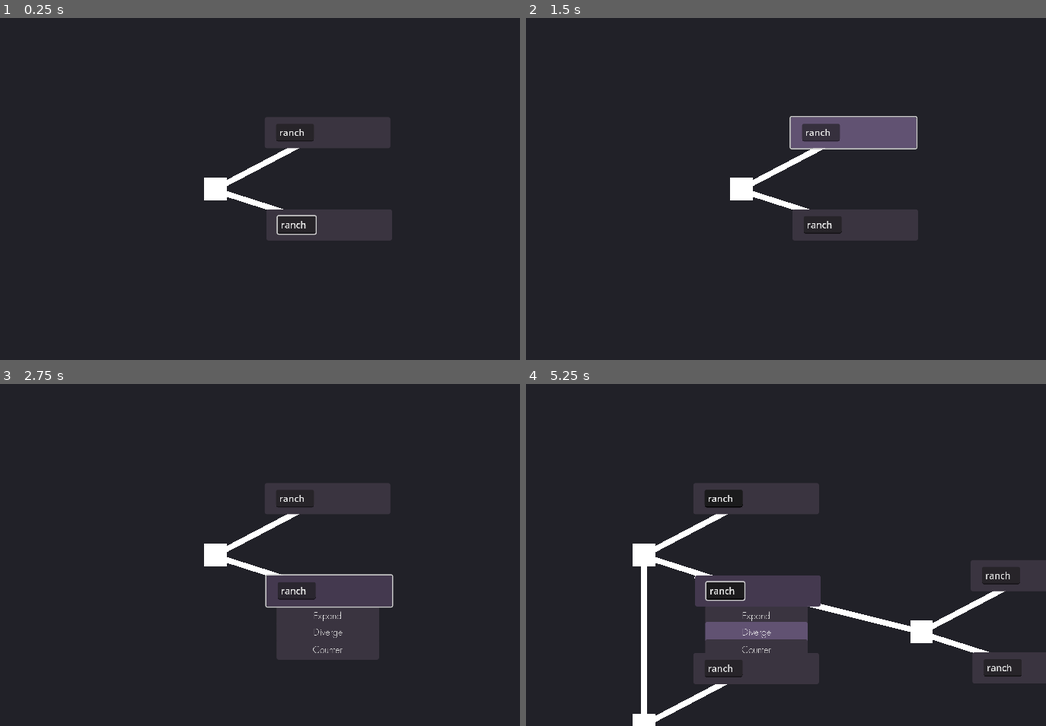
Above: before the commit, frames 1-4 (two rows, left to right).
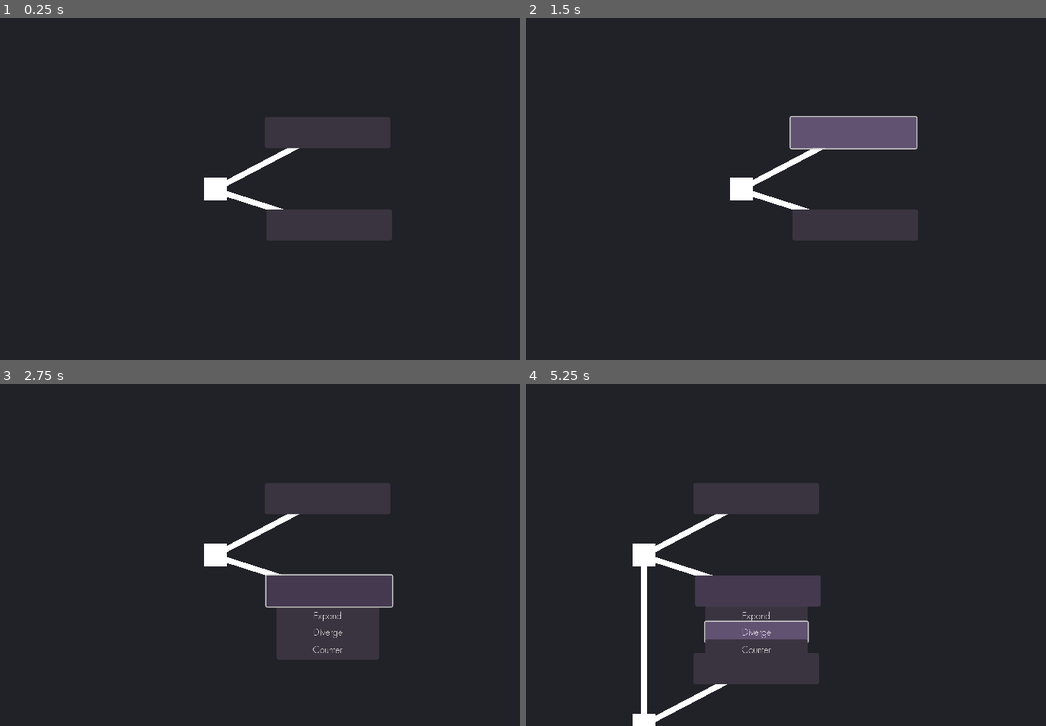
Above: after the commit, the same moments.

Repository: eqgy/understandingtree
Game: Godot game, scene res://understanding tree.tscn
Two runs of this game, one before a commit and one after it. Both use one fixed random seed, a clock stepped at 60 frames per second and the inputs below.
Inputs (mouse positions are in pixels of both pictures, inside the frame that each line leads up to):
- Up to frame 1 (0.25 s): no input
- Up to frame 2 (1.5 s): click (853, 134) at 0.52 s; click (853, 134) at 1.27 s
- Up to frame 3 (2.75 s): click (327, 592) at 2.02 s
- Up to frame 4 (5.25 s): click (853, 592) at 2.77 s; tap Enter at 3.5 s; hold D (right) 3.53-4.25 s; click "Expand" at 4.25 s; click "Diverge" at 5 s

The runs differ from the first frame. In frame 1, 0.2% of the frame differs, in the area x 53-61%, y 32-64%; in frame 2, 0.5%; in frame 3, 0.4%; in frame 4, 3.9%, in the area x 32-100%, y 30-88%.
Error after the commit: Cannot call method 'add_child' on a null value. (res://a_node.gd:81)

Commit message:
temp turned off text inputting instantiation due to bug, fixed formatting,and top button not displaying.

Diff:
--- a/application iterations/iteration 1/a node.tscn
+++ b/application iterations/iteration 1/a node.tscn
@@ -1,8 +1,9 @@
-[gd_scene load_steps=5 format=3 uid="uid://biijdxa5vbai2"]
+[gd_scene load_steps=6 format=3 uid="uid://biijdxa5vbai2"]
 
 [ext_resource type="Script" path="res://a_node.gd" id="1_lkhld"]
 [ext_resource type="Theme" uid="uid://bosbvfdtv48xf" path="res://node theme.tres" id="1_ssop8"]
-[ext_resource type="Script" path="res://button.gd" id="2_g56ri"]
+[ext_resource type="Script" path="res://leaf.gd" id="2_g56ri"]
+[ext_resource type="Script" path="res://add_branch_button.gd" id="4_pq1f4"]
 
 [sub_resource type="Curve" id="Curve_ottr0"]
 _data = [Vector2(0, 1), 0.0, 0.0, 0, 0, Vector2(1, 1), 0.0, 0.0, 0, 0]
@@ -12,7 +13,7 @@
 texture_filter = 3
 script = ExtResource("1_lkhld")
 
-[node name="title" type="Button" parent="."]
+[node name="solution" type="Button" parent="."]
 z_index = 2
 texture_filter = 5
 anchors_preset = 8
@@ -32,14 +33,14 @@
 toggle_mode = true
 script = ExtResource("2_g56ri")
 
-[node name="Line2D" type="Line2D" parent="title"]
+[node name="Line2D" type="Line2D" parent="solution"]
 z_index = -1
 position = Vector2(-87, 127)
 rotation = -0.487469
 points = PackedVector2Array(0, 0, 200, 1)
 width_curve = SubResource("Curve_ottr0")
 
-[node name="Expand Idea" type="Button" parent="title"]
+[node name="Expand Idea" type="Button" parent="solution"]
 visible = false
 show_behind_parent = true
 layout_mode = 0
@@ -50,9 +51,9 @@
 theme = ExtResource("1_ssop8")
 text = "Expand Idea
 "
-script = ExtResource("2_g56ri")
+script = ExtResource("4_pq1f4")
 
-[node name="Divergent Idea" type="Button" parent="title"]
+[node name="Divergent Idea" type="Button" parent="solution"]
 visible = false
 show_behind_parent = true
 layout_mode = 0
@@ -63,9 +64,9 @@
 theme = ExtResource("1_ssop8")
 text = "Diverge
 "
-script = ExtResource("2_g56ri")
+script = ExtResource("4_pq1f4")
 
-[node name="Counterargument" type="Button" parent="title"]
+[node name="Counterargument" type="Button" parent="solution"]
 visible = false
 show_behind_parent = true
 layout_mode = 0
@@ -75,7 +76,7 @@
 offset_bottom = -57.0
 theme = ExtResource("1_ssop8")
 text = "Counter"
-script = ExtResource("2_g56ri")
+script = ExtResource("4_pq1f4")
 
 [node name="ColorRect" type="ColorRect" parent="."]
 anchors_preset = 8
@@ -94,7 +95,7 @@
 
 [node name="Polygon2D" type="Polygon2D" parent="."]
 
-[node name="title2" type="Button" parent="."]
+[node name="problem" type="Button" parent="."]
 z_index = 2
 texture_filter = 5
 anchors_preset = 8
@@ -114,14 +115,14 @@
 toggle_mode = true
 script = ExtResource("2_g56ri")
 
-[node name="Line2D" type="Line2D" parent="title2"]
+[node name="Line2D" type="Line2D" parent="problem"]
 z_index = -1
 position = Vector2(-87, 127)
 rotation = -5.54511
 points = PackedVector2Array(-111.29, -116.411, 79.7259, -203.639)
 width_curve = SubResource("Curve_ottr0")
 
-[node name="Expand Idea" type="Button" parent="title2"]
+[node name="Expand Idea" type="Button" parent="problem"]
 visible = false
 show_behind_parent = true
 layout_mode = 0
@@ -131,9 +132,9 @@
 offset_bottom = 89.0
 theme = ExtResource("1_ssop8")
 text = "Expand"
-script = ExtResource("2_g56ri")
+script = ExtResource("4_pq1f4")
 
-[node name="Divergent Idea" type="Button" parent="title2"]
+[node name="Divergent Idea" type="Button" parent="problem"]
 visible = false
 show_behind_parent = true
 layout_mode = 0
@@ -143,9 +144,9 @@
 offset_bottom = 118.0
 theme = ExtResource("1_ssop8")
 text = "Diverge"
-script = ExtResource("2_g56ri")
+script = ExtResource("4_pq1f4")
 
-[node name="Counterargument" type="Button" parent="title2"]
+[node name="Counterargument" type="Button" parent="problem"]
 visible = false
 show_behind_parent = true
 layout_mode = 0
@@ -155,16 +156,19 @@
 offset_bottom = 149.0
 theme = ExtResource("1_ssop8")
 text = "Counter"
-script = ExtResource("2_g56ri")
+script = ExtResource("4_pq1f4")
 
-[connection signal="toggled" from="title" to="title/Expand Idea" method="_on_button_toggled"]
-[connection signal="toggled" from="title" to="title/Divergent Idea" method="_on_button_toggled"]
-[connection signal="toggled" from="title" to="title/Counterargument" method="_on_title_toggled"]
-[connection signal="pressed" from="title/Expand Idea" to="." method="solution_expand"]
-[connection signal="pressed" from="title/Divergent Idea" to="." method="solution_diverge"]
-[connection signal="toggled" from="title2" to="title2/Expand Idea" method="_on_button_toggled"]
-[connection signal="toggled" from="title2" to="title2/Divergent Idea" method="_on_button_toggled"]
-[connection signal="toggled" from="title2" to="title2/Counterargument" method="_on_button_toggled"]
-[connection signal="pressed" from="title2/Expand Idea" to="." method="problem_expand"]
-[connection signal="pressed" from="title2/Divergent Idea" to="." method="problem_diverge"]
-[connection signal="pressed" from="title2/Counterargument" to="." method="_on_addbranch_pressed2"]
+[connection signal="toggled" from="solution" to="solution" method="_on_toggled"]
+[connection signal="toggled" from="solution" to="solution/Expand Idea" method="_on_button_toggled"]
+[connection signal="toggled" from="solution" to="solution/Divergent Idea" method="_on_button_toggled"]
+[connection signal="toggled" from="solution" to="solution/Counterargument" method="_on_button_toggled"]
+[connection signal="pressed" from="solution/Expand Idea" to="." method="solution_expand"]
+[connection signal="pressed" from="solution/Divergent Idea" to="." method="solution_diverge"]
+[connection signal="toggled" from="solution/Counterargument" to="." method="solution_counterarg"]
+[connection signal="toggled" from="problem" to="problem" method="_on_toggled"]
+[connection signal="toggled" from="problem" to="problem/Expand Idea" method="_on_button_toggled"]
+[connection signal="toggled" from="problem" to="problem/Divergent Idea" method="_on_button_toggled"]
+[connection signal="toggled" from="problem" to="problem/Counterargument" method="_on_button_toggled"]
+[connection signal="pressed" from="problem/Expand Idea" to="." method="problem_expand"]
+[connection signal="pressed" from="problem/Divergent Idea" to="." method="problem_diverge"]
+[connection signal="pressed" from="problem/Counterargument" to="." method="_on_addbranch_pressed2"]
--- a/application iterations/iteration 1/a_node.gd
+++ b/application iterations/iteration 1/a_node.gd
@@ -43,7 +43,19 @@
 	if stop <= 30:
 		add_line()
 
-func _on_addbranch_pressed():
+func problem_counterarg():
+	var child = load("res://a node.tscn").instantiate()
+	var position_offset = Vector2(400 * children, 20 * children)
+	child.position = position_offset
+	child.add_line()
+	children += 1
+	$title2.add_child(child)
+
+	# Add a CustomLineEdit to the child
+	add_custom_line_edit_to_child(2)  # <-- Highlighted change
+	print(children)
+
+func solution_counterarg(toggled_on):
 	var child = load("res://a node.tscn").instantiate()
 	var position_offset = Vector2(400 * children, 20 * children)
 	child.position = position_offset
@@ -112,12 +124,12 @@
 		var custom_line_edit = Text.new()  # Create an instance of CustomLineEdit
 		custom_line_edit.text = "Branch " + str(children)  # Set default text
 		custom_line_edit.position = Vector2(20, 12)  # Position it above the title
-		$title.add_child(custom_line_edit)  # Attach it to title
+		#$title.add_child(custom_line_edit)  # Attach it to title
 
 		var custom_line_edit2 = Text.new()  # Create an instance of CustomLineEdit
 		custom_line_edit2.text = "Branch " + str(children)  # Set default text
 		custom_line_edit2.position = Vector2(20, 12)  # Position it above the title
-		$title2.add_child(custom_line_edit2)  # Attach it to title2
+		#$title2.add_child(custom_line_edit2)  # Attach it to title2
 
 		custom_line_edit.z_index = 10  # Ensure it is drawn above other elements
 		custom_line_edit2.z_index = 10  # Ensure it is drawn above other elements
--- a/application iterations/iteration 1/button.gd
+++ b/application iterations/iteration 1/add_branch_button.gd
@@ -10,6 +10,5 @@
 func _process(delta):
 	pass
 
-
 func _on_button_toggled(toggled_on):
 	visible = toggled_on
--- /dev/null
+++ b/application iterations/iteration 1/leaf.gd
@@ -0,0 +1,22 @@
+extends Button
+var selected = false
+
+# Called when the node enters the scene tree for the first time.
+func _ready():
+	pass # Replace with function body.
+
+
+# Called every frame. 'delta' is the elapsed time since the previous frame.
+func _process(delta):
+	if selected == true:
+		if Input.is_action_just_pressed("mouse_click"):
+			await get_tree().create_timer(.05).timeout
+			emit_signal("toggled")
+			print("tried to toggle ")
+
+	pass
+
+
+func _on_toggled(toggled_on):
+	selected = not selected
+	print(selected)
